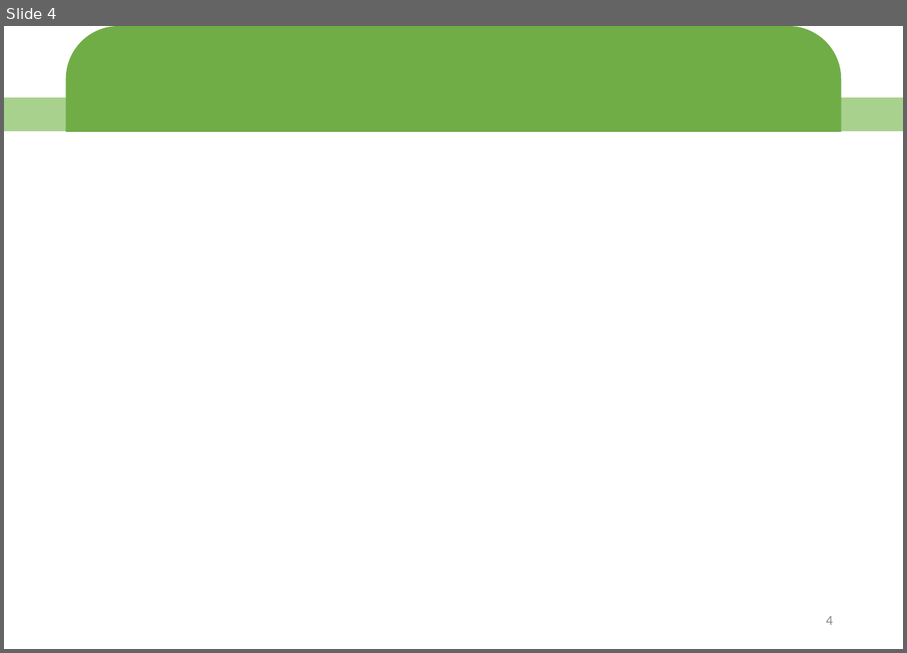
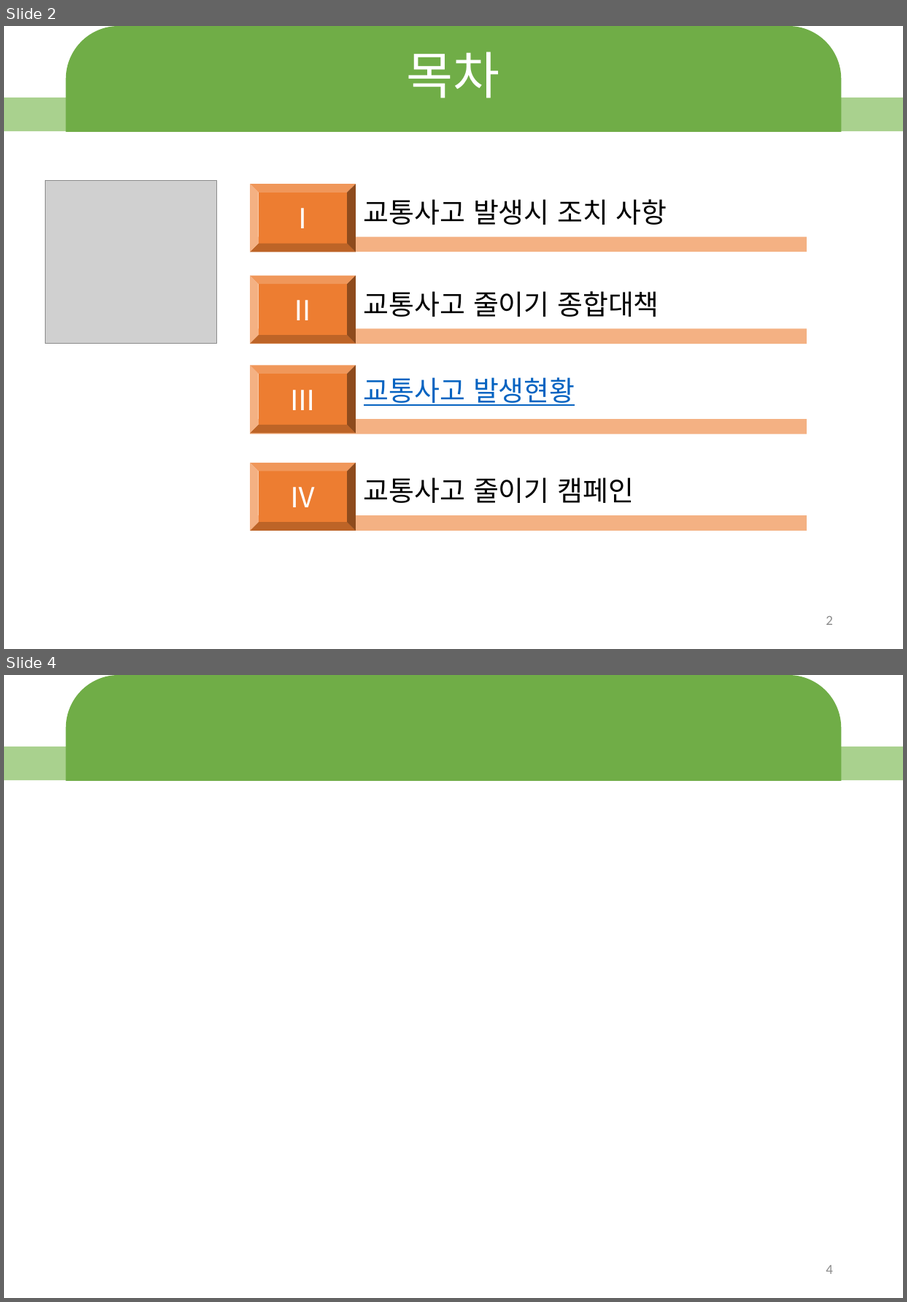
Before and after one commit to junhyeok1035/11214, a slide deck: 11214-박준혁.pptx. Shown one above the other, each under a label of ours: slide 4 before the commit, slides 2 and 4 after it; the slides between them are not shown. The pictures are 907x653 and 907x1302 pixels, drawn with LibreOffice and Linux fonts; fonts in the diff are those of the drawing; grey boxes stand for pictures; background and template pictures are left out. Boxes give left, top, right and bottom in pixels: in the first picture for what was removed or moved away, otherwise in the second. Text is boxed around its words. In the diff, an @@ line names an element or a change of style, - is before the commit and + after.

```diff
--- a/11214-박준혁.pptx
+++ b/11214-박준혁.pptx
@@ slide 2 added at [4, 26, 903, 649], background #FFFFFF; not listed: 2 template elements that a slide beside it also shows @@
@@ title added at [407, 52, 500, 98], 44 pt, text #FFFFFF @@
+목차
@@ picture added at [46, 181, 217, 344] @@
@@ bevel added at [250, 184, 355, 252], fill #ED7D31, 24 pt, text #FFFFFF @@
+Ⅰ
@@ text added at [364, 199, 668, 225], 24 pt, text #000000 @@
+교통사고 발생시 조치 사항
@@ rectangle added at [250, 237, 807, 252], fill #F4B183 @@
@@ bevel added at [250, 275, 355, 344], fill #ED7D31, 24 pt, text #FFFFFF @@
+Ⅱ
@@ text added at [364, 291, 660, 317], 24 pt, text #000000 @@
+교통사고 줄이기 종합대책
@@ rectangle added at [250, 328, 807, 344], fill #F4B183 @@
@@ bevel added at [250, 365, 355, 433], fill #ED7D31, 24 pt, text #FFFFFF @@
+Ⅲ
@@ text added at [364, 377, 576, 406], 24 pt, text #0563C1, underline @@
+교통사고 발생현황
@@ rectangle added at [250, 419, 807, 434], fill #F4B183 @@
@@ bevel added at [250, 463, 355, 531], fill #ED7D31, 24 pt, text #FFFFFF @@
+Ⅳ
@@ text added at [364, 477, 634, 503], 24 pt, text #000000 @@
+교통사고 줄이기 캠페인
@@ rectangle added at [250, 515, 807, 530], fill #F4B183 @@
@@ page number added at [826, 616, 833, 625], 12 pt, text #8C8C8C @@
+2
```
Also in this commit, not shown: 1 slide changed, 1 other slide added, 2 slides removed.
